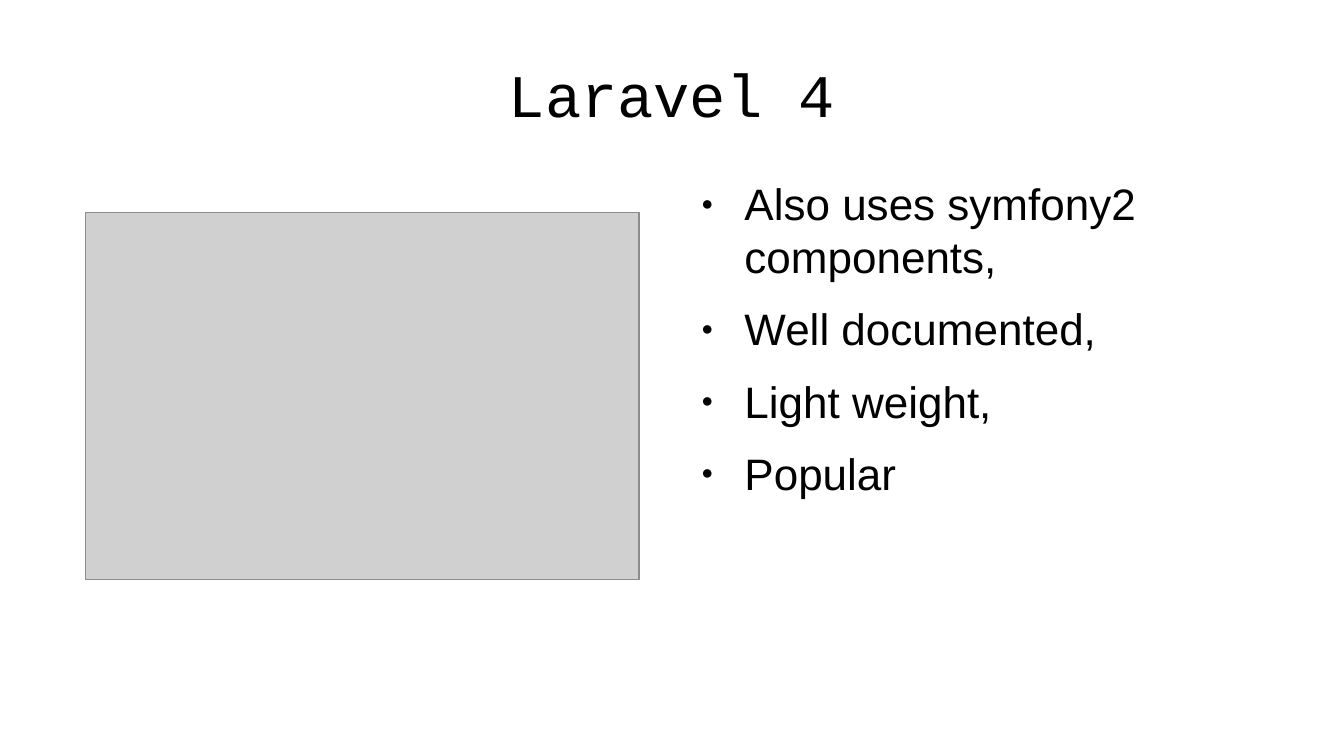
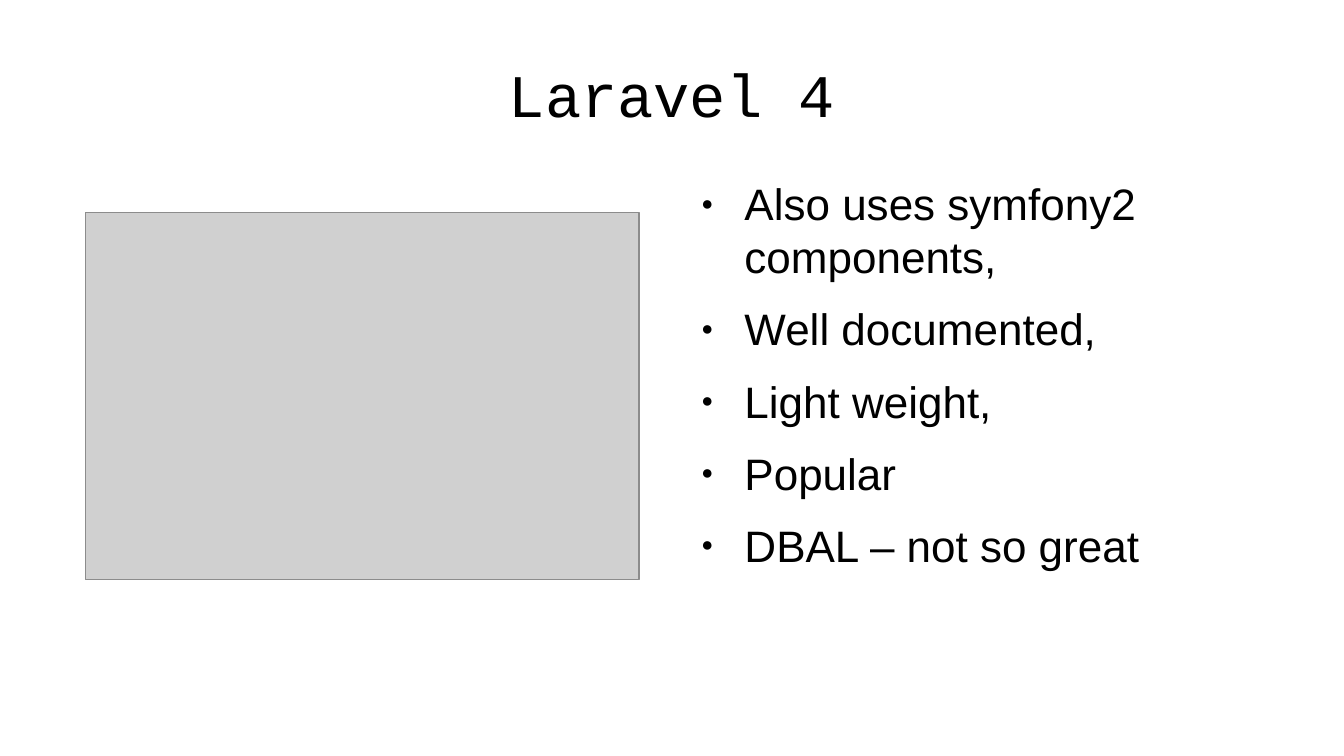
Before and after one commit to emgiezet/meetphp-8, a slide deck: slide 17 of presentation/presentation.odp. Drawn at 1344x756 pixels with LibreOffice and Linux fonts; fonts in the diff are those of the drawing; grey boxes stand for pictures; background and template pictures are left out. Boxes give left, top, right and bottom in pixels: in the first picture for what was removed or moved away, otherwise in the second. Text is boxed around its words. In the diff, an @@ line names an element or a change of style, - is before the commit and + after.

```diff
--- a/presentation/presentation.odp
+++ b/presentation/presentation.odp
@@ text at [744,531,1139,571]: paragraph added @@
+● DBAL – not so great
```
Also in this commit, not shown: 5 other slides changed, 4 slides added, 3 slides removed, 4 other files.
